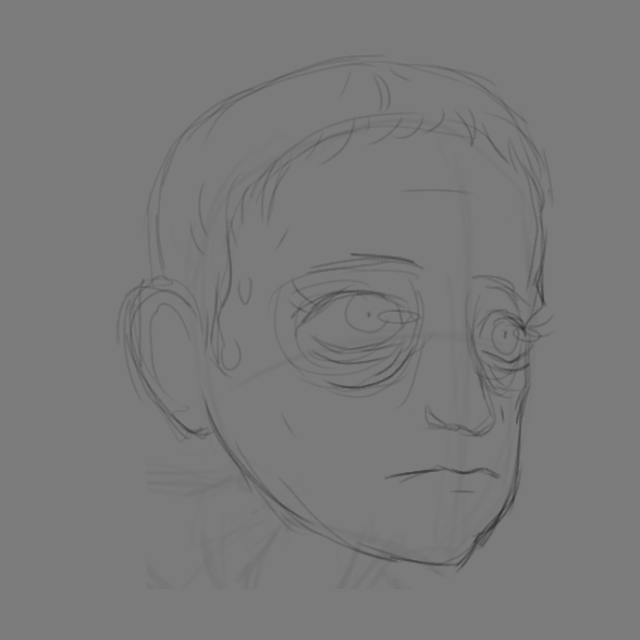
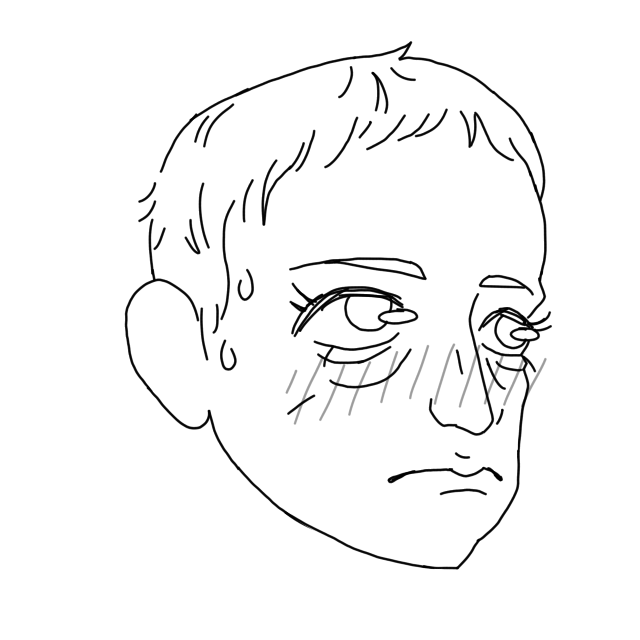
The second 640×640 image is a revision of the first. Changes to its layers:
painted on "blush" over [left=256, top=320, right=576, bottom=448]
painted on "lines" over [left=64, top=0, right=576, bottom=640]
hid "sketch", opacity 100% → 36%, painted on it over [left=64, top=0, right=576, bottom=576]
hid "guide", opacity 10% → 7% over [left=147, top=64, right=595, bottom=640]
painted on "fill" over [left=0, top=0, right=640, bottom=640]
hid "Layer 1" over [left=0, top=0, right=640, bottom=640]
